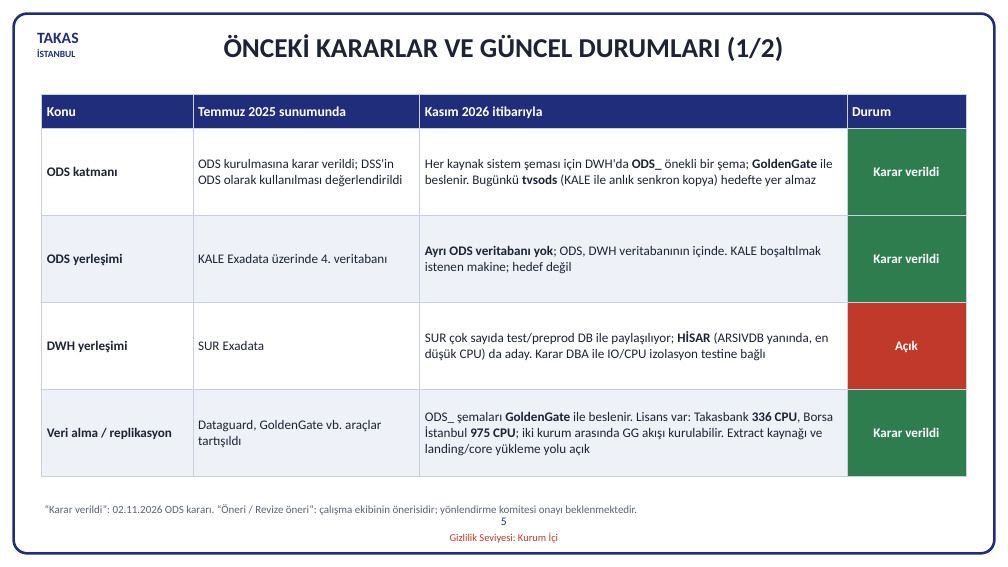
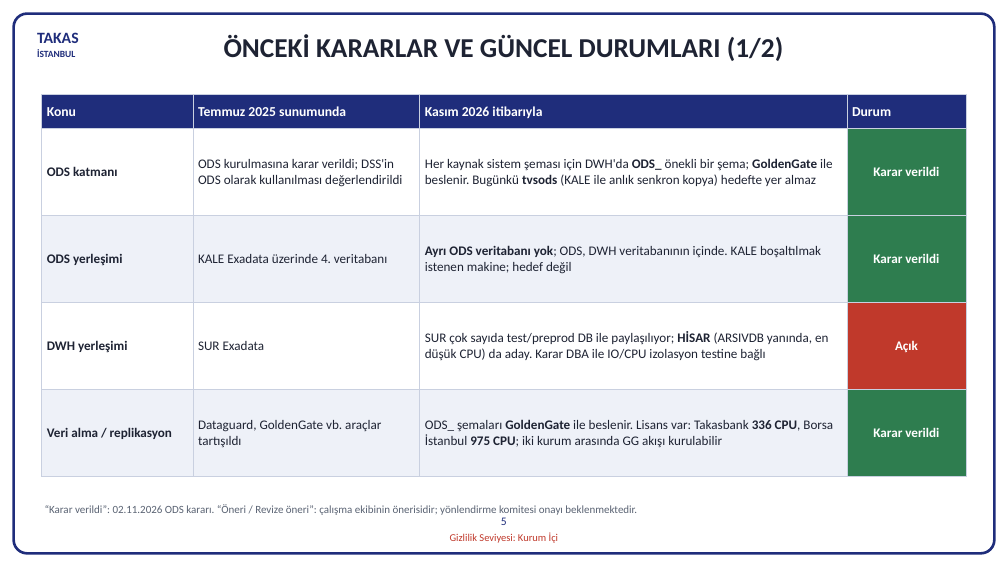
Before and after one commit to hanifidemirel0/Cursor-Projects, a slide deck: slide 5 of outputs/dwh-sunum-kasim-2026/5 - DWHSunum_Kasim2026.pptx. Drawn at 1008x567 pixels with LibreOffice and Linux fonts; fonts in the diff are those of the drawing. Boxes give left, top, right and bottom in pixels: in the first picture for what was removed or moved away, otherwise in the second. Text is boxed around its words. In the diff, an @@ line names an element or a change of style, - is before the commit and + after.

```diff
--- a/outputs/dwh-sunum-kasim-2026/5 - DWHSunum_Kasim2026.pptx
+++ b/outputs/dwh-sunum-kasim-2026/5 - DWHSunum_Kasim2026.pptx
@@ table at [42,95,966,476] @@
-row 5, column 3: ODS_ şemaları GoldenGate ile beslenir. Lisans var: Takasbank 336 CPU, Borsa İstanbul 975 CPU; iki kurum arasında GG akışı kurulabilir. Extract kaynağı ve landing/core yükleme yolu açık
+row 5, column 3: ODS_ şemaları GoldenGate ile beslenir. Lisans var: Takasbank 336 CPU, Borsa İstanbul 975 CPU; iki kurum arasında GG akışı kurulabilir
```
Also in this commit, not shown: 1 other slide changed, 3 other files.
